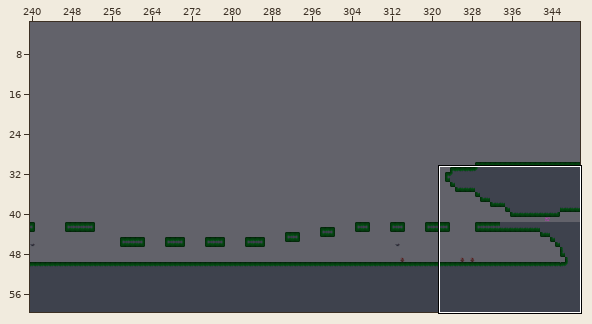
Level history. Tiled map: tiled prj/2.tmx. Above: a wide view before the commit, with the close-up outlined.
Close-up. Old version:
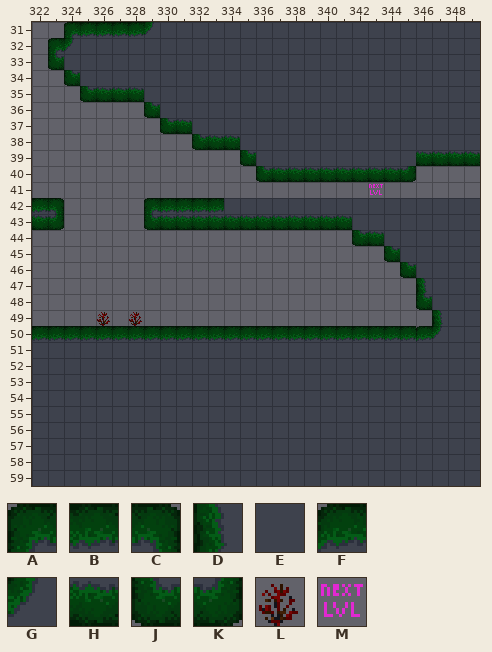
Cells are 16x16 px. Shown: x 322..349, y 31..59. The commit also changed other parts of the map, which this record leaves out.
Key: from "tileset": A 0, B 1, C 2, D 3, E 4, F 6, G 7, H 8, J 11, K 15, L 35, M 80.
_ is an empty cell.
Layer "Tile Layer 1" before, first column x 322:
31 __ABBBBGEEEEEEEEEEEEEEEEEEEE
32 _AGEEEEEEEEEEEEEEEEEEEEEEEEE
33 _JEEEEEEEEEEEEEEEEEEEEEEEEEE
34 __JEEEEEEEEEEEEEEEEEEEEEEEEE
35 ___JHHHEEEEEEEEEEEEEEEEEEEEE
36 _______JEEEEEEEEEEEEEEEEEEEE
37 ________JHEEEEEEEEEEEEEEEEEE
38 __________JHHEEEEEEEEEEEEEEE
39 _____________JEEEEEEEEEEHHHH
40 ______________JHHHHHHHHK____
41 _____________________M______
42 BC_____ABBBBEEEEEEEEEEEEEEEE
43 HK_____JHHHHHHHHHHHHEEEEEEEE
44 ____________________JHEEEEEE
45 ______________________JEEEEE
46 _______________________JEEEE
47 ________________________DEEE
48 ________________________JEEE
49 ____L_L__________________DEE
50 BBBBBBBBBBBBBBBBBBBBBBBBFGEE
51 EEEEEEEEEEEEEEEEEEEEEEEEEEEE
52 EEEEEEEEEEEEEEEEEEEEEEEEEEEE
53 EEEEEEEEEEEEEEEEEEEEEEEEEEEE
54 EEEEEEEEEEEEEEEEEEEEEEEEEEEE
55 EEEEEEEEEEEEEEEEEEEEEEEEEEEE
56 EEEEEEEEEEEEEEEEEEEEEEEEEEEE
57 EEEEEEEEEEEEEEEEEEEEEEEEEEEE
58 EEEEEEEEEEEEEEEEEEEEEEEEEEEE
59 EEEEEEEEEEEEEEEEEEEEEEEEEEEE
After:
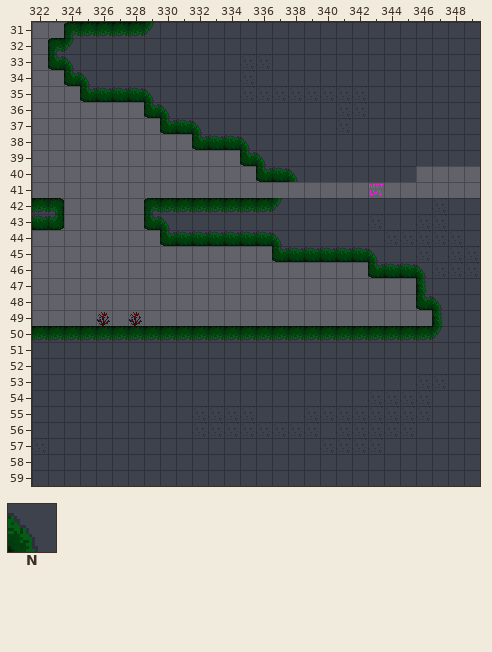
Further tiles: from "tileset": N 27.
Edits made:
Layer "Tile Layer 1":
y 33: x 324 E -> N
y 34: x 325 E -> N
y 35: x 329 E -> N
y 36: x 330 E -> N
y 37: x 332 E -> N
y 38: x 335 E -> N
y 39: x 336 E -> N; x 346..349 HHHH -> EEEE
y 40: x 338..345 HHHHHHHK -> NEEEEEEE
y 42: x 334..337 EEEE -> BBBG
y 43: x 330..341 HHHHHHHHHHHH -> NEEEEEEEEEEE
y 44: x 330..343 ____________JH -> JHHHHHHNEEEEEE
y 45: x 337..344 _______J -> JHHHHHNE
y 46: x 343..346 __JE -> JHHN
y 48: x 347 E -> N
y 50: x 346 F -> B
